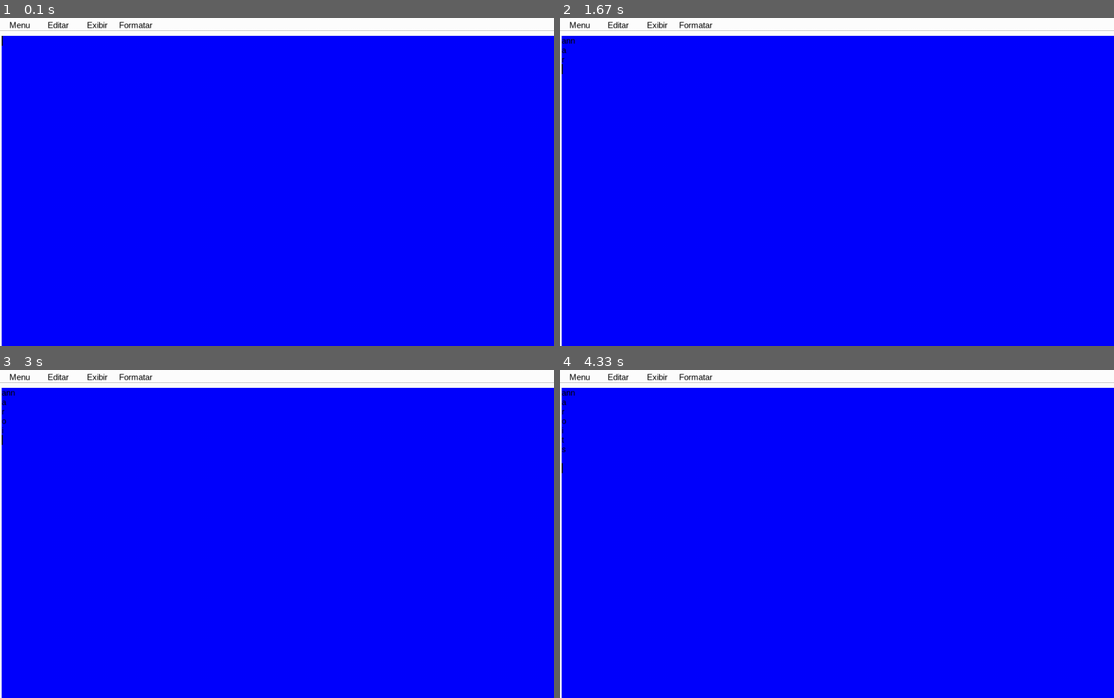
Above: before the commit, frames 1-4 (two rows, left to right).
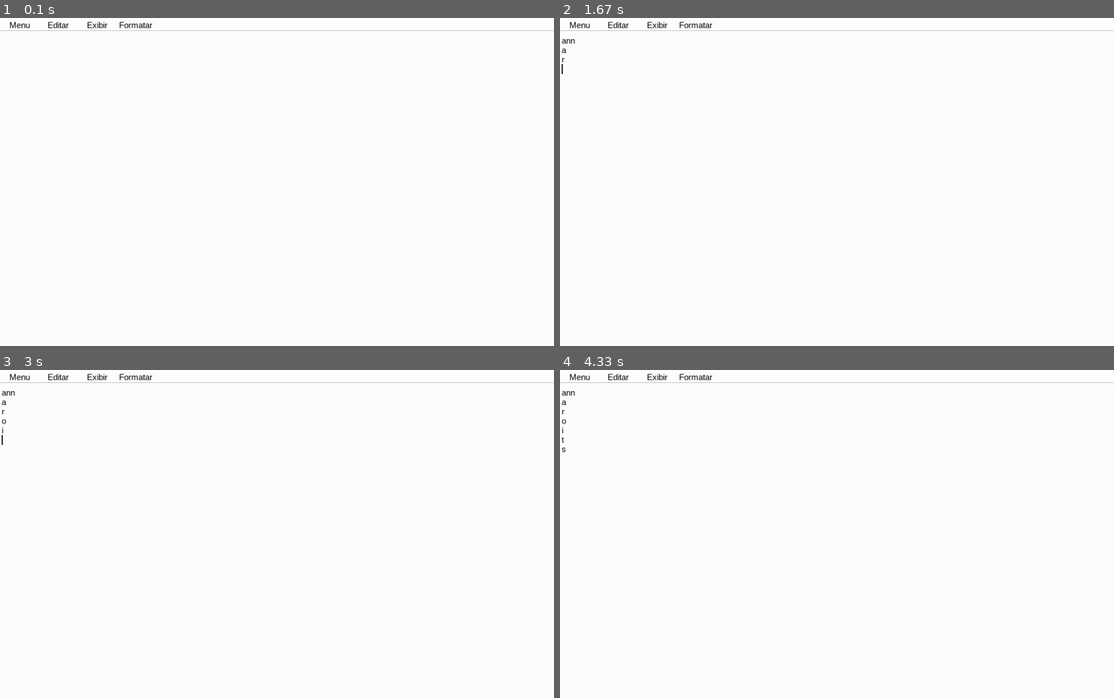
Above: after the commit, the same moments.

Repository: PedroGoulartbranco/Bloco-de-notas-pygame
Game: pygame game, started from main.py
Same seed, same stepped clock (60 frames per second), same inputs: the game is played once before the commit and once after it.
Inputs:
- Up to frame 1 (0.1 s): no input
- Up to frame 2 (1.67 s): type "ann" at 0.33 s; tap Enter at 0.67, 1.02, 1.57 s; type "a" at 0.88 s; type "r" at 1.43 s
- Up to frame 3 (3 s): type "o" at 1.98 s; tap Enter at 2.12, 2.67 s; type "i" at 2.53 s
- Up to frame 4 (4.33 s): type "t" at 3.08 s; tap Enter at 3.22, 3.77, 4.18 s; type "s" at 3.63 s

The runs differ from the first frame. In frame 1, 94% of the frame differs, in the area x 0-100%, y 5-100%; in frame 2, 94%; in frame 3, 94%; in frame 4, 94%.

Commit message:
cursor pisca (muito trabalho)

Diff:
--- a/main.py
+++ b/main.py
@@ -15,6 +15,11 @@
 linhas = [""]
 linha_atual = 0
 onde_digitar = pygame.Rect(3, 40, LARGURA - 3, ALTURA - 40)
+
+tempo_piscada = 500
+piscou = False
+tempo_desligado = 0
+cor_piscada = "white"
 
 def desenhar_texto():
     #Criando texto botoes
@@ -84,7 +89,7 @@
     botao_arquivo, botao_editar, botao_formatar, botao_exibir = desenhar_botoes()
     desenhar_texto()
 
-    pygame.draw.rect(tela, "blue", onde_digitar)
+    pygame.draw.rect(tela, "white", onde_digitar)
 
     y_distancia = onde_digitar.y #Serve pra criar a distancia de cada
 
@@ -97,7 +102,20 @@
     largura_texto, altura_texto = fonte_texto.size(linhas[linha_atual])
     cursor_x = onde_digitar.x + largura_texto
 
-    linha_texto = pygame.draw.line(tela, "black", (cursor_x, cursor_y), (cursor_x, cursor_y + fonte_texto.get_height()), 2)
+    tempo_atual = pygame.time.get_ticks() #Pega o tick atual
+    if piscou == False:
+        if tempo_atual - tempo_desligado >= tempo_piscada:
+            cor_piscada = "black"
+            piscou = True
+            tempo_desligado = tempo_atual
+            print(tempo_desligado)
+    else:
+        if tempo_atual - tempo_desligado >= tempo_piscada:
+            cor_piscada = "white"
+            piscou = False
+            tempo_desligado = tempo_atual
+    linha_texto = pygame.draw.line(tela, cor_piscada, (cursor_x, cursor_y), (cursor_x, cursor_y + fonte_texto.get_height()), 2)
+
 
     pygame.display.flip()   # atualiza a tela
 
